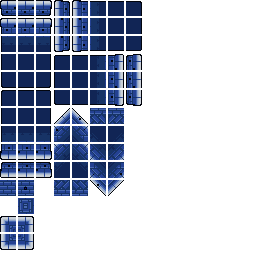
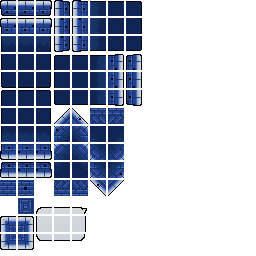
Two versions of the same layered image (256 × 256). Layer-by-layer changes:
painted on "그룹 2 - 고급 개체 그룹" over [36,207,87,241]
